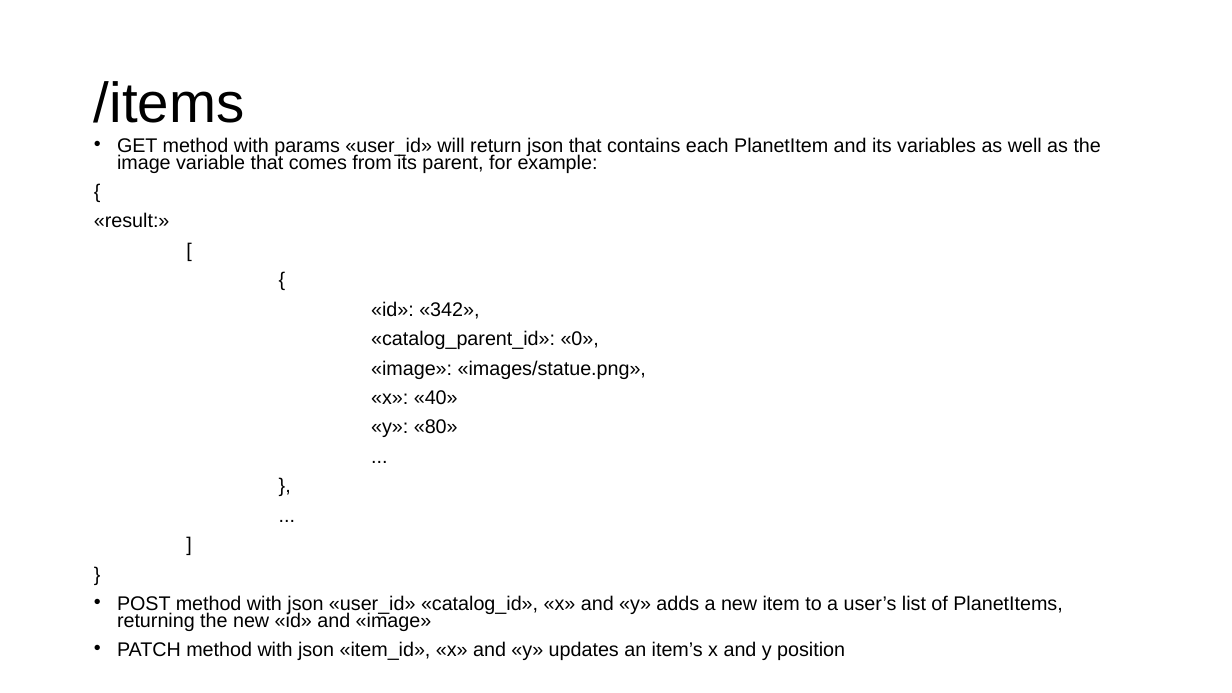
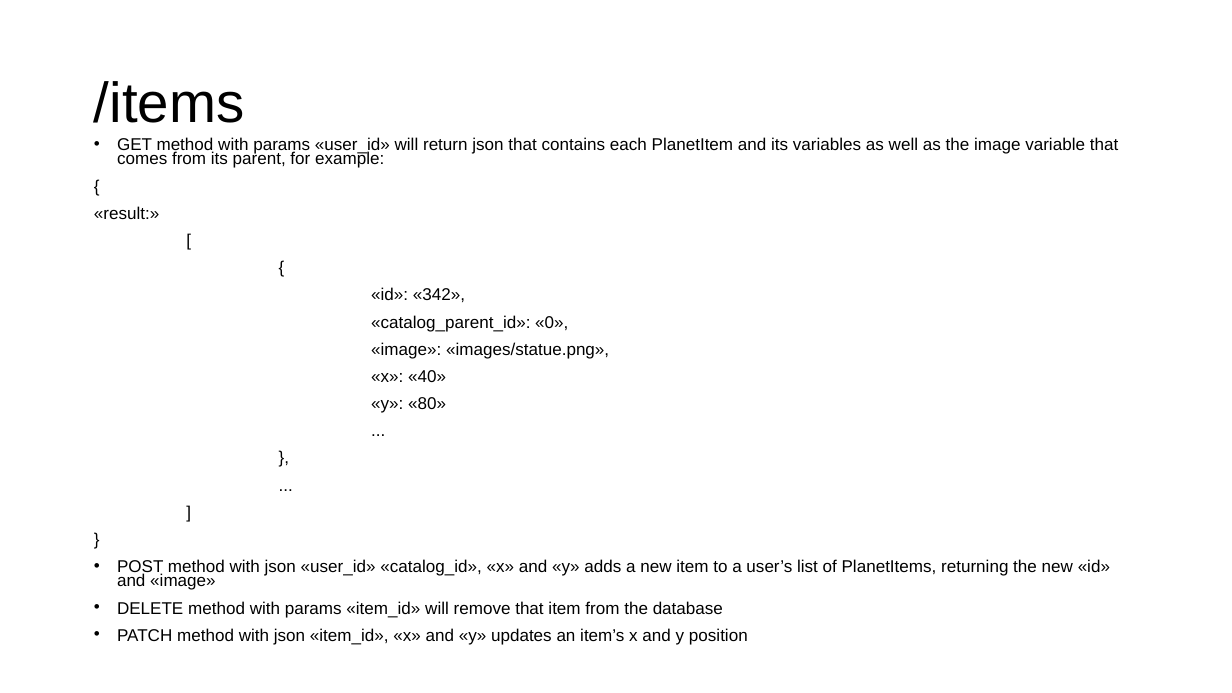
Before and after one commit to gmfk07/iu2018-backend, a slide deck: slide 22 of iu-spec-backend.pptx. Drawn at 1232x693 pixels with LibreOffice and Linux fonts; fonts in the diff are those of the drawing. Boxes give left, top, right and bottom in pixels: in the first picture for what was removed or moved away, otherwise in the second. Text is boxed around its words. In the diff, an @@ line names an element or a change of style, - is before the commit and + after.

Commit message:
Managing catalog and items

```diff
--- a/iu-spec-backend.pptx
+++ b/iu-spec-backend.pptx
@@ text at <box>94,137,1118,645</box>: size 15.4 to 13.3 pt in "GET method with params «user_id» will return ...", "{", "«result:»", "[" and 13 more places @@
@@ text at <box>117,601,723,618</box>: paragraph added @@
+• DELETE method with params «item_id» will remove that item from the database
```
Also in this commit, not shown: 1 other slide changed, 2 other files.
